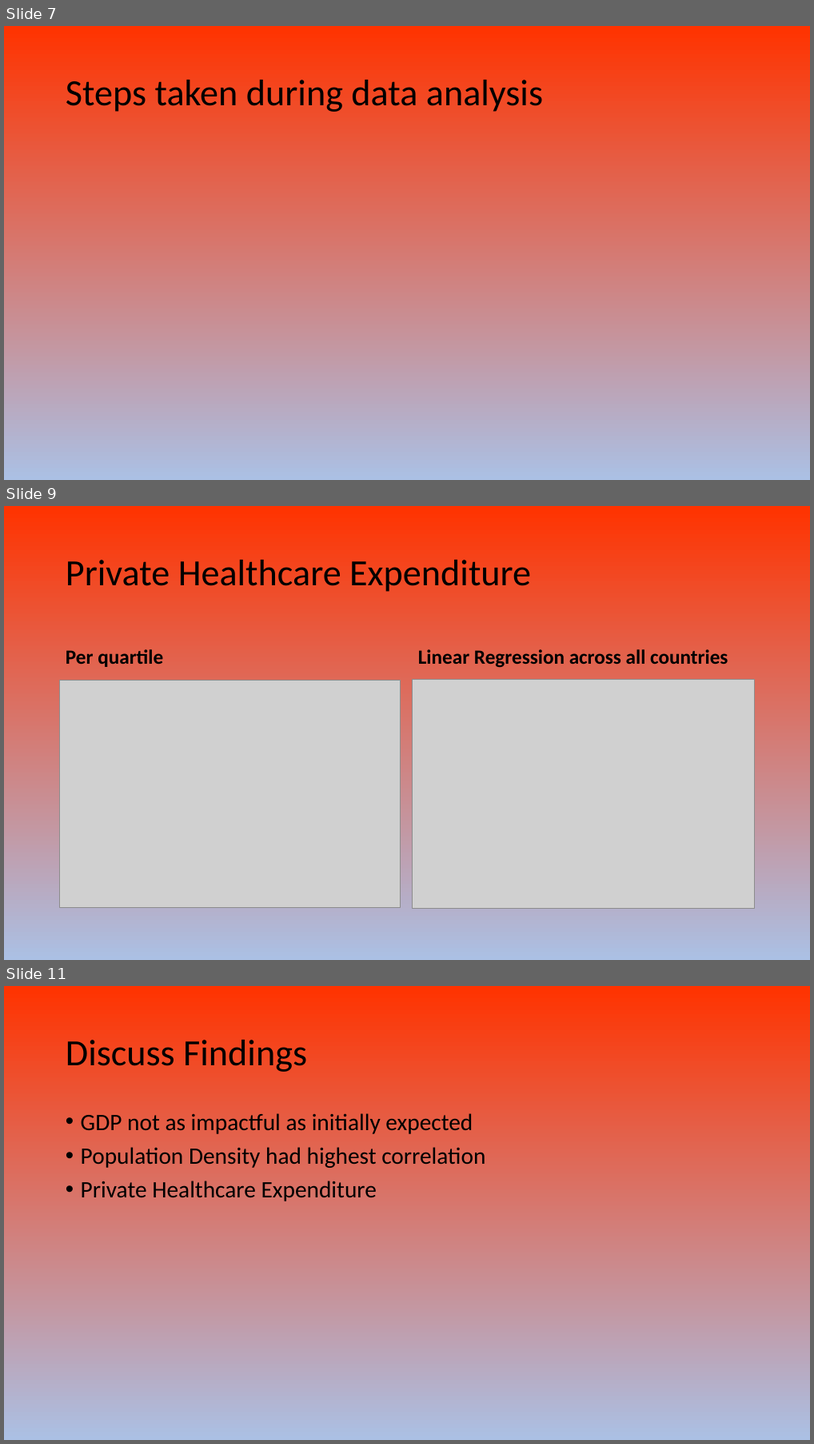
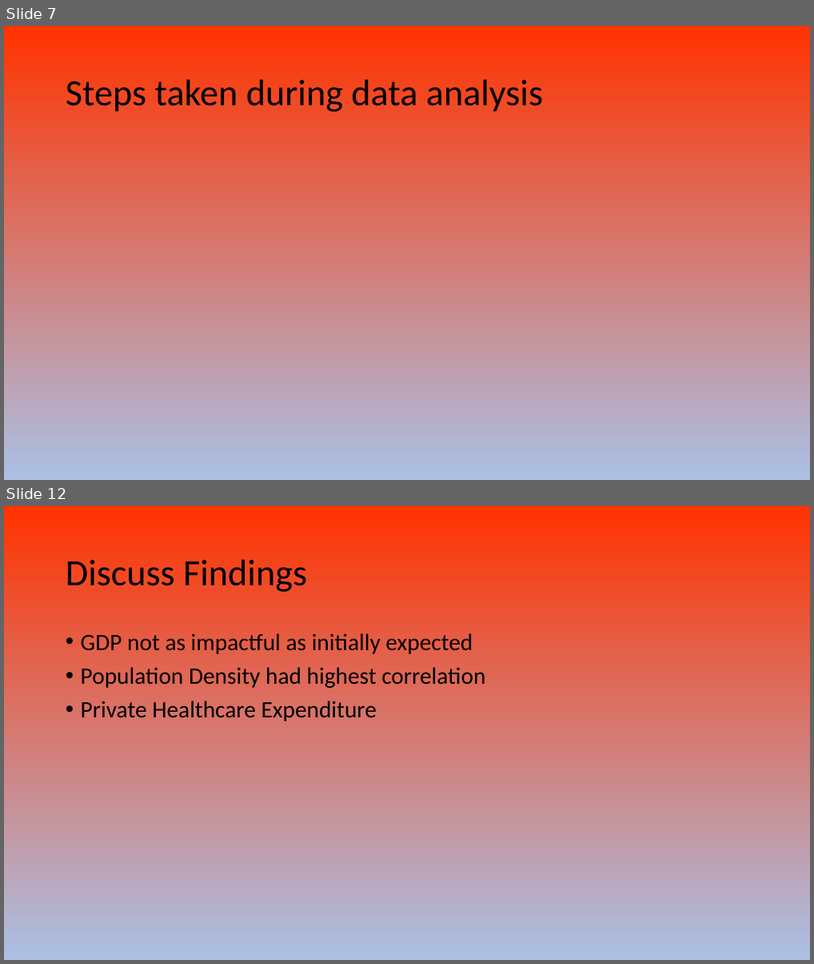
Before and after one commit to AJB-hub/Covid19_Vaccination_Progress, a slide deck: Covid 19 Presentation.pptx. Shown one above the other, each under a label of ours: slides 7, 9 and 11 before the commit, slides 7 and 12 after it; the slides between them are not shown. The pictures are 814x1444 and 814x964 pixels, drawn with LibreOffice and Linux fonts; fonts in the diff are those of the drawing; grey boxes stand for pictures. Boxes give left, top, right and bottom in pixels: in the first picture for what was removed or moved away, otherwise in the second. Text is boxed around its words. In the diff, an @@ line names an element or a change of style, - is before the commit and + after.

```diff
--- a/Covid 19 Presentation.pptx
+++ b/Covid 19 Presentation.pptx
@@ slide 9 removed at (4, 506, 810, 960), background gradient #FF3300 to #ABC0E4 to #C7D5ED @@
@@ title removed at (66, 560, 531, 592) @@
-Private Healthcare Expenditure
@@ text removed at (66, 649, 163, 667) @@
-Per quartile
@@ text removed at (418, 649, 728, 668) @@
-Linear Regression across all countries
@@ picture removed at (60, 680, 401, 907) @@
@@ picture removed at (412, 679, 755, 908) @@
@@ what was slide 11 is now slide 12 @@
```
Also in this commit, not shown: 3 slides changed, 4 slides added, 2 other slides removed.
